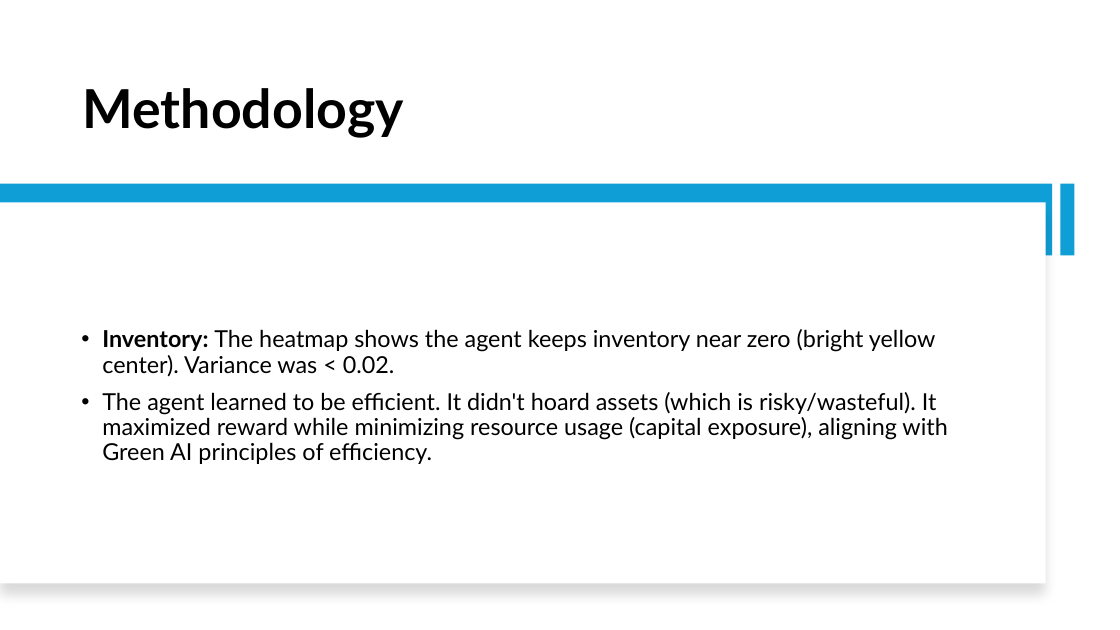
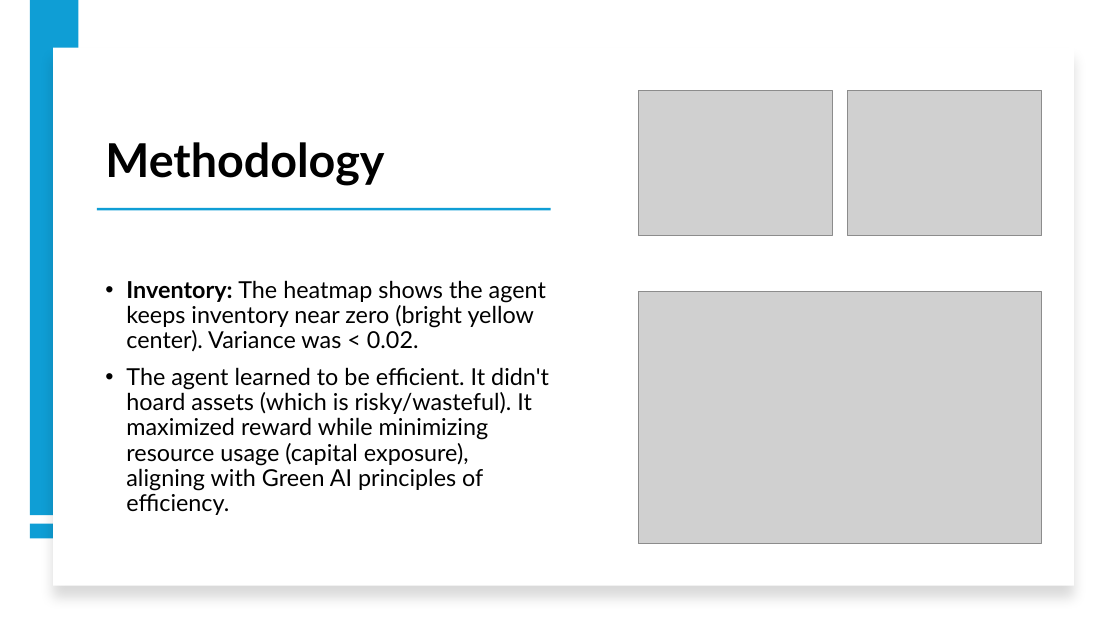
Before and after one commit to Srithwak/Coevolutionary_ARL_vs_EGT_agents_research, a slide deck: slide 11 of presentation.pptx. Drawn at 1120x630 pixels with LibreOffice and Linux fonts; fonts in the diff are those of the drawing; grey boxes stand for pictures. Boxes give left, top, right and bottom in pixels: in the first picture for what was removed or moved away, otherwise in the second. Text is boxed around its words. In the diff, an @@ line names an element or a change of style, - is before the commit and + after.

```diff
--- a/presentation.pptx
+++ b/presentation.pptx
@@ rectangle added at (30,0,79,515), fill #0F9ED5 @@
@@ rectangle: place and size @@
-rectangle at (0,202,1046,584)
+rectangle at (53,48,1074,586)
@@ title "Methodology": place and size @@
-title "Methodology" at (83,88,404,138)
+title "Methodology" at (105,142,384,186)
@@ title "Methodology" at (105,142,384,186): size 46 to 40 pt @@
@@ picture added at (639,90,833,235) @@
@@ picture added at (848,90,1042,235) @@
@@ rectangle removed at (0,184,1053,255) @@
@@ rectangle added at (97,208,550,211), fill #0F9ED5 @@
@@ rectangle removed at (1060,184,1075,255) @@
@@ text "Inventory: The heatmap shows the ..." rewrapped from (102,329,947,464) to (126,280,549,515) @@
@@ picture added at (639,292,1042,544) @@
@@ rectangle added at (30,523,79,538), fill #0F9ED5 @@
```
Also in this commit, not shown: 12 other slides changed, 3 other files.
